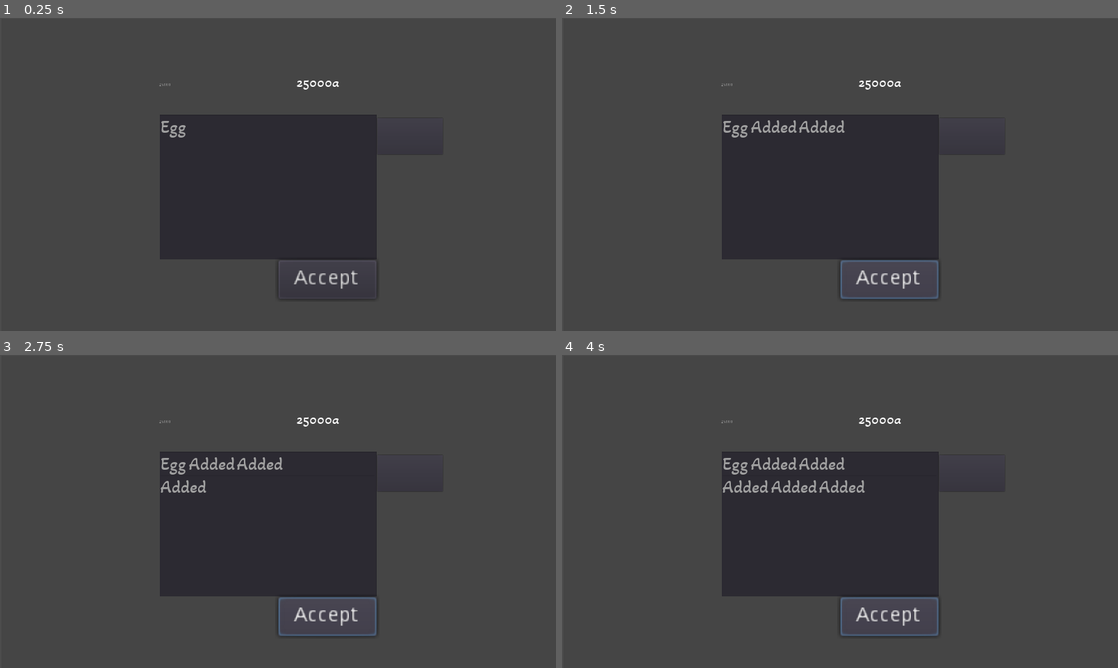
Above: before the commit, frames 1-4 (two rows, left to right).
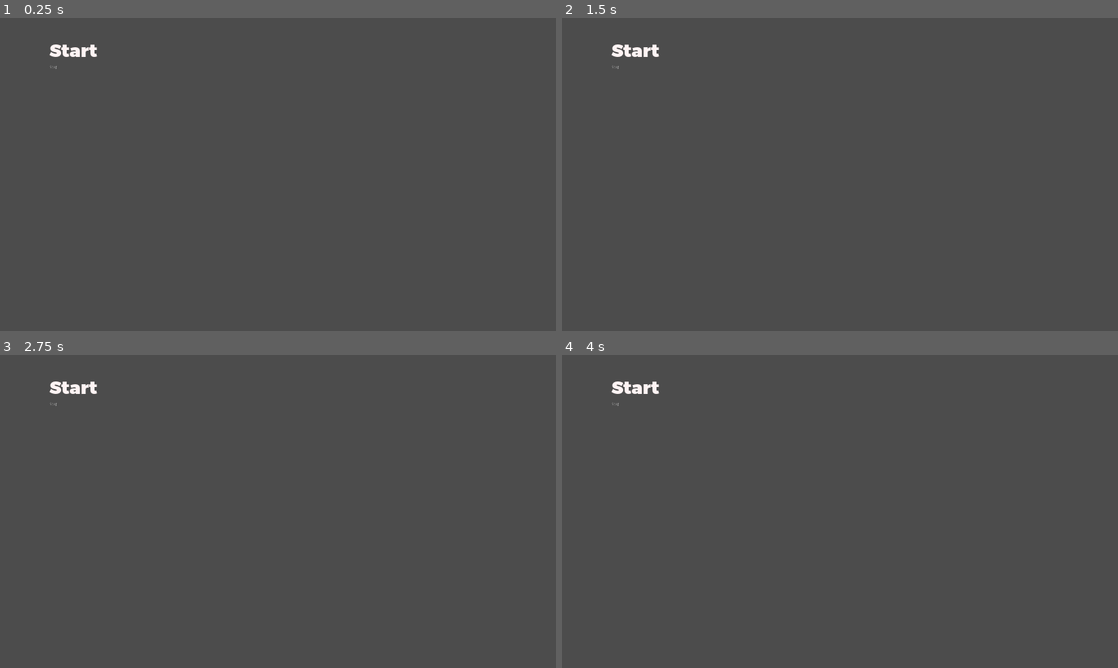
Above: after the commit, the same moments.

Repository: SzilardKosa/BankToTheFuture
Game: Godot game, scene res://src/UserInterface/ShopUI.tscn
The game is run twice, just before and just after one commit, with the same random seed, the same clock (stepped at 60 frames per second) and the same inputs. This scene is started directly instead of the project's main scene.
Inputs (mouse positions are in pixels of both pictures, inside the frame that each line leads up to):
- Up to frame 1 (0.25 s): no input
- Up to frame 2 (1.5 s): click (890, 280) at 0.5 s, where only the run before the commit has a clickable "Accept"; click (890, 280) at 1.25 s, where only the run before the commit has a clickable "Accept"
- Up to frame 3 (2.75 s): tap Enter at 2 s; hold Right (move_right) from 2.03 s (still down); tap Up (jump) at 2.27 s
- Up to frame 4 (4 s): tap Space at 2.75 s; tap Up (jump) at 3.02 s; tap Enter at 3.5 s; release Right (move_right) at 3.53 s; hold Left (move_left) from 3.53 s (still down)

The runs differ from the first frame. In frame 1, 19% of the frame differs, in the area x 8-78%, y 8-91%; in frame 2, 19%; in frame 3, 19%; in frame 4, 19%.

Commit message:
Shop 2.0

Diff:
--- /dev/null
+++ b/assets/dynamic_fonts/menu.tres
@@ -0,0 +1,7 @@
+[gd_resource type="DynamicFont" load_steps=2 format=2]
+
+[ext_resource path="res://assets/fonts/Montserrat-Black.otf" type="DynamicFontData" id=1]
+
+[resource]
+size = 64
+font_data = ExtResource( 1 )
--- /dev/null
+++ b/assets/fonts/comfortaa_b_24.tres
@@ -0,0 +1,7 @@
+[gd_resource type="DynamicFont" load_steps=2 format=2]
+
+[ext_resource path="res://assets/fonts/Comfortaa-Bold.ttf" type="DynamicFontData" id=1]
+
+[resource]
+size = 24
+font_data = ExtResource( 1 )
--- /dev/null
+++ b/assets/fonts/montserrat_16.tres
@@ -0,0 +1,6 @@
+[gd_resource type="DynamicFont" load_steps=2 format=2]
+
+[ext_resource path="res://assets/fonts/Montserrat-Regular.otf" type="DynamicFontData" id=1]
+
+[resource]
+font_data = ExtResource( 1 )
--- /dev/null
+++ b/assets/fonts/montserrat_24.tres
@@ -0,0 +1,7 @@
+[gd_resource type="DynamicFont" load_steps=2 format=2]
+
+[ext_resource path="res://assets/fonts/Montserrat-Regular.otf" type="DynamicFontData" id=1]
+
+[resource]
+size = 24
+font_data = ExtResource( 1 )
--- /dev/null
+++ b/assets/fonts/montserrat_b_24.tres
@@ -0,0 +1,7 @@
+[gd_resource type="DynamicFont" load_steps=2 format=2]
+
+[ext_resource path="res://assets/fonts/Montserrat-Bold.otf" type="DynamicFontData" id=1]
+
+[resource]
+size = 24
+font_data = ExtResource( 1 )
--- /dev/null
+++ b/assets/fonts/montserrat_eb_40.tres
@@ -0,0 +1,7 @@
+[gd_resource type="DynamicFont" load_steps=2 format=2]
+
+[ext_resource path="res://assets/fonts/Montserrat-ExtraBold.otf" type="DynamicFontData" id=1]
+
+[resource]
+size = 40
+font_data = ExtResource( 1 )
--- /dev/null
+++ b/assets/fonts/montserrat_eb_48.tres
@@ -0,0 +1,7 @@
+[gd_resource type="DynamicFont" load_steps=2 format=2]
+
+[ext_resource path="res://assets/fonts/Montserrat-ExtraBold.otf" type="DynamicFontData" id=1]
+
+[resource]
+size = 48
+font_data = ExtResource( 1 )
--- /dev/null
+++ b/assets/fonts/montserrat_eb_64.tres
@@ -0,0 +1,7 @@
+[gd_resource type="DynamicFont" load_steps=2 format=2]
+
+[ext_resource path="res://assets/fonts/Montserrat-ExtraBold.otf" type="DynamicFontData" id=1]
+
+[resource]
+size = 64
+font_data = ExtResource( 1 )
--- /dev/null
+++ b/src/UserInterface/ShopItemUI.tscn
@@ -0,0 +1,71 @@
+[gd_scene load_steps=3 format=2]
+
+[ext_resource path="res://assets/eggs/White.png" type="Texture" id=1]
+[ext_resource path="res://assets/shop/price_label.png" type="Texture" id=2]
+
+[node name="ShopItemUI" type="Control"]
+__meta__ = {
+"_edit_use_anchors_": false
+}
+
+[node name="Price" type="Label" parent="."]
+anchor_left = 0.001
+anchor_right = 0.001
+margin_left = -25.7798
+margin_top = 50.2996
+margin_right = 23.2202
+margin_bottom = 64.2996
+custom_colors/font_color = Color( 0, 0, 0, 1 )
+text = "25000"
+align = 1
+__meta__ = {
+"_edit_use_anchors_": false
+}
+
+[node name="CanvasLayer" type="CanvasLayer" parent="Price"]
+layer = -20
+
+[node name="LabelSprite" type="Sprite" parent="Price/CanvasLayer"]
+position = Vector2( 10.3559, 56.6763 )
+scale = Vector2( 0.218849, 0.164186 )
+texture = ExtResource( 2 )
+
+[node name="Count" type="Label" parent="."]
+anchor_right = 0.057
+anchor_bottom = 0.061
+margin_left = 41.3571
+margin_top = -29.0387
+margin_right = -28.0829
+margin_bottom = -80.9187
+text = "5"
+__meta__ = {
+"_edit_use_anchors_": false
+}
+
+[node name="LabelSprite" type="Sprite" parent="Count"]
+
+[node name="Add" type="Button" parent="."]
+margin_left = -104.305
+margin_top = 34.7893
+margin_right = -87.3055
+margin_bottom = 54.7893
+text = "-"
+__meta__ = {
+"_edit_use_anchors_": false
+}
+
+[node name="Remove" type="Button" parent="."]
+margin_left = 59.6658
+margin_top = 38.0681
+margin_right = 79.6658
+margin_bottom = 58.0681
+text = "+"
+__meta__ = {
+"_edit_use_anchors_": false
+}
+
+[node name="Layer" type="CanvasLayer" parent="."]
+
+[node name="Item" type="Sprite" parent="Layer"]
+position = Vector2( -0.300323, 0.508736 )
+texture = ExtResource( 1 )
--- a/src/UserInterface/ShopUI.gd
+++ b/src/UserInterface/ShopUI.gd
@@ -1,11 +1,15 @@
 extends Control
 #var ShopItem = load("res://src/Class/ShopItem.gd")
 var Items := []
+var wealth = 0
+var price = 0
 # Called when the node enters the scene tree for the first time.
 func _ready():
 	print("ALMA")
 	Add_Item_Name("Egg",150)
+	Add_Item_Name("Bread",200)
 	draw_Item_List()
+	$CanvasLayer2/PriceSum.text = str(price);
 	pass # Replace with function body.
 
 
@@ -15,8 +19,12 @@
 
 func draw_Item_List():
 	$CanvasLayer2/ItemList.clear()
+	draw_Label()
 	for item in Items:
-		$CanvasLayer2/ItemList.add_item(item.getName())
+		$CanvasLayer2/ItemList.add_item(item.getName() + " - " + str(item.getValue()))
+
+func draw_Label():
+	$CanvasLayer2/PriceSum.text = str(price);
 
 func _on_Accept_pressed():
 	$CanvasLayer2/ItemList.add_item("Added",null,true)
@@ -29,6 +37,9 @@
 	Items.append(ShopItem.new(name, value, true))
 	pass
 func _on_ItemList_multi_selected(index, selected):
+	print(index)
+	print(selected)
 	if Items.size() > index:
-		$CanvasLayer2/ItemList.add_item(str(Items[index].getValue()),null,true)
+		price += Items[index].getValue()
+		draw_Label()
 	pass # Replace with function body.
--- a/src/UserInterface/ShopUI.tscn
+++ b/src/UserInterface/ShopUI.tscn
@@ -1,11 +1,14 @@
-[gd_scene load_steps=5 format=2]
+[gd_scene load_steps=7 format=2]
 
 [ext_resource path="res://src/UserInterface/ShopUI.gd" type="Script" id=1]
 [ext_resource path="res://assets/ui/fonts/AkayaKanadaka-Regular.ttf" type="DynamicFontData" id=2]
+[ext_resource path="res://assets/dynamic_fonts/menu.tres" type="DynamicFont" id=3]
 
 [sub_resource type="DynamicFont" id=2]
 size = 64
 font_data = ExtResource( 2 )
+
+[sub_resource type="DynamicFont" id=3]
 
 [sub_resource type="DynamicFont" id=1]
 size = 48
@@ -14,10 +17,10 @@
 [node name="ShopUI" type="Control"]
 anchor_right = 1.0
 anchor_bottom = 1.0
-margin_left = 3.75
-margin_top = 3.69023
-margin_right = 3.75
-margin_bottom = 3.69019
+margin_left = -2.64154
+margin_top = -3.79335
+margin_right = -2.6416
+margin_bottom = -3.79333
 rect_min_size = Vector2( 1920, 1080 )
 script = ExtResource( 1 )
 __meta__ = {
@@ -28,6 +31,7 @@
 layer = 50
 
 [node name="ColorRect" type="ColorRect" parent="CanvasLayer"]
+visible = false
 anchor_right = 1.0
 anchor_bottom = 1.0
 margin_left = 4.48987
@@ -43,6 +47,7 @@
 layer = 51
 
 [node name="ItemList" type="ItemList" parent="CanvasLayer2"]
+visible = false
 anchor_left = 0.5
 anchor_top = 0.5
 anchor_right = 0.5
@@ -55,22 +60,26 @@
 custom_fonts/font = SubResource( 2 )
 items = [ "Item 0", null, false, "Item 1", null, false, "Item 2", null, false, "Item 3", null, false ]
 select_mode = 1
+auto_height = true
 max_columns = 3
 __meta__ = {
 "_edit_use_anchors_": false
 }
 
 [node name="PriceSum" type="Label" parent="CanvasLayer2"]
+visible = false
 margin_left = 549.326
 margin_top = 224.266
 margin_right = 967.326
 margin_bottom = 336.266
+custom_fonts/font = SubResource( 3 )
 text = "25000"
 __meta__ = {
 "_edit_use_anchors_": false
 }
 
 [node name="Wealth" type="Label" parent="CanvasLayer2"]
+visible = false
 margin_left = 1024.47
 margin_top = 190.607
 margin_right = 1285.47
@@ -82,6 +91,7 @@
 }
 
 [node name="Exit" type="Button" parent="CanvasLayer2"]
+visible = false
 margin_left = 1302.76
 margin_top = 345.218
 margin_right = 1528.76
@@ -91,6 +101,7 @@
 }
 
 [node name="Accept" type="Button" parent="CanvasLayer2"]
+visible = false
 anchor_left = 0.5
 anchor_right = 0.5
 margin_left = 0.513977
@@ -102,6 +113,30 @@
 __meta__ = {
 "_edit_use_anchors_": false
 }
+
+[node name="CanvasLayer3" type="CanvasLayer" parent="."]
+
+[node name="Label" type="Label" parent="CanvasLayer3"]
+margin_left = 169.96
+margin_top = 70.37
+margin_right = 413.96
+margin_bottom = 159.37
+custom_fonts/font = ExtResource( 3 )
+custom_colors/font_color = Color( 1, 0.956863, 0.956863, 1 )
+text = "Start"
+__meta__ = {
+"_edit_use_anchors_": false
+}
+
+[node name="Label2" type="Label" parent="CanvasLayer3"]
+margin_left = 170.703
+margin_top = 162.683
+margin_right = 414.703
+margin_bottom = 251.683
+text = "Stop"
+__meta__ = {
+"_edit_use_anchors_": false
+}
 [connection signal="item_selected" from="CanvasLayer2/ItemList" to="." method="_on_ItemList_item_selected"]
 [connection signal="multi_selected" from="CanvasLayer2/ItemList" to="." method="_on_ItemList_multi_selected"]
 [connection signal="pressed" from="CanvasLayer2/Accept" to="." method="_on_Accept_pressed"]
Binary file added: assets/eggs/Black.png
Not shown, added: assets/eggs/Black.png.import
Binary file added: assets/eggs/Blue.png
Not shown, added: assets/eggs/Blue.png.import
Binary file added: assets/eggs/Cyan.png
Not shown, added: assets/eggs/Cyan.png.import
Binary file added: assets/eggs/Green.png
Not shown, added: assets/eggs/Green.png.import
Binary file added: assets/eggs/Orange.png
Not shown, added: assets/eggs/Orange.png.import
Binary file added: assets/eggs/Purple.png
Not shown, added: assets/eggs/Purple.png.import
(and 21 more such lines)
